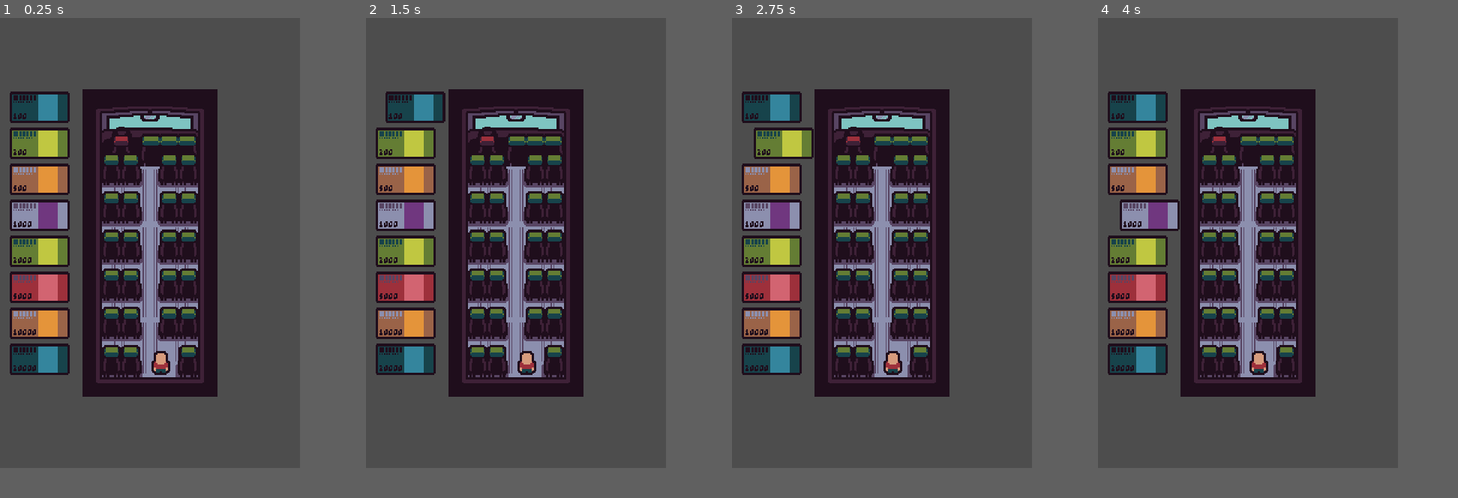
Above: before the commit, frames 1-4 (left to right).
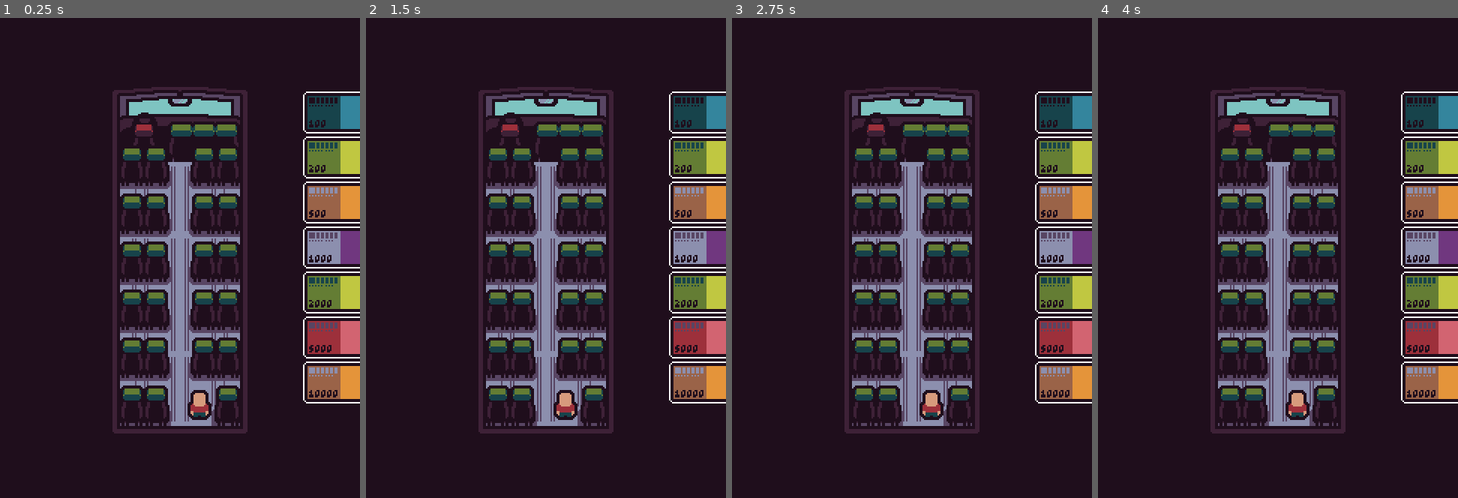
Above: after the commit, the same moments.

Repository: mr-akoton/hackaton42
Game: Godot game, scene res://scenes/world.tscn
Two runs of this game, one before a commit and one after it. Both use one fixed random seed, a clock stepped at 60 frames per second and the inputs below.
Inputs (mouse positions are in pixels of both pictures, inside the frame that each line leads up to):
- Up to frame 1 (0.25 s): no input
- Up to frame 2 (1.5 s): tap Enter at 0.5 s; move the mouse to (528, 363) at 0.52 s; click (528, 363) at 0.6 s; right-click (528, 363) at 0.8 s; tap Space at 1.25 s; move the mouse to (405, 109) at 1.27 s; right-click (405, 109) at 1.35 s
- Up to frame 3 (2.75 s): click (771, 109) at 1.55 s; tap Enter at 2 s; move the mouse to (771, 142) at 2.02 s; click (771, 142) at 2.1 s; right-click (771, 142) at 2.3 s
- Up to frame 4 (4 s): tap Space at 2.75 s; move the mouse to (1137, 181) at 2.77 s; right-click (1137, 181) at 2.85 s; click (1137, 181) at 3.05 s; tap Enter at 3.5 s; move the mouse to (1137, 214) at 3.52 s; click (1137, 214) at 3.6 s; right-click (1137, 214) at 3.8 s
In our replay, the window is 400x600 before the commit and 480x640 after it. These sizes can differ from the game's own. Grey fills any space a smaller window leaves; there, only what the larger window draws over its background counts as a difference.

The runs differ from the first frame. In frame 1, 73% of the frame differs, in the area x 0-100%, y 0-94%; in frame 2, 73%; in frame 3, 73%; in frame 4, 73%.

Commit message:
Game loop base almost finised

Diff:
--- /dev/null
+++ b/money_container.gd
@@ -0,0 +1,24 @@
+extends Container
+
+
+@onready var sprite: Sprite2D = $Sprite
+
+
+func update_sprite(value: int) -> void:
+	if sprite:
+		if value <= 100:
+			sprite.frame = 0
+		elif value <= 200:
+			sprite.frame = 1
+		elif value <= 500:
+			sprite.frame = 2
+		elif value <= 1000:
+			sprite.frame = 3
+		elif value <= 2000:
+			sprite.frame = 4
+		elif value <= 5000:
+			sprite.frame = 5
+		elif value <= 10000:
+			sprite.frame = 6
+		else:
+			sprite.frame = 7
--- a/project.godot
+++ b/project.godot
@@ -21,10 +21,10 @@
 
 [display]
 
-window/size/viewport_width=200
-window/size/viewport_height=300
-window/size/window_width_override=600
-window/size/window_height_override=900
+window/size/viewport_width=240
+window/size/viewport_height=320
+window/size/window_width_override=720
+window/size/window_height_override=960
 window/stretch/mode="canvas_items"
 
 [input]
@@ -34,7 +34,13 @@
 "events": [Object(InputEventMouseButton,"resource_local_to_scene":false,"resource_name":"","device":-1,"window_id":0,"a …(253 unchanged characters)…
 ]
 }
+right_click={
+"deadzone": 0.5,
+"events": [Object(InputEventMouseButton,"resource_local_to_scene":false,"resource_name":"","device":-1,"window_id":0,"alt_pressed":false,"shift_pressed":false,"ctrl_pressed":false,"meta_pressed":false,"button_mask":0,"position":Vector2(0, 0),"global_position":Vector2(0, 0),"factor":1.0,"button_index":2,"canceled":false,"pressed":false,"double_click":false,"script":null)
+]
+}
 
 [rendering]
 
 textures/canvas_textures/default_texture_filter=0
+environment/defaults/default_clear_color=Color(0.121569, 0.054902, 0.109804, 1)
--- a/scenes/bus.tscn
+++ b/scenes/bus.tscn
@@ -8,7 +8,6 @@
 script = ExtResource("1_jakce")
 
 [node name="Sprite" type="Sprite2D" parent="."]
-z_index = -1
 position = Vector2(56, 128)
 texture = ExtResource("2_y77qp")
 
--- /dev/null
+++ b/scenes/change_money.gd
@@ -0,0 +1 @@
+extends Node2D
--- a/scenes/global.gd
+++ b/scenes/global.gd
@@ -2,3 +2,11 @@
 
 const LIL_MONEY = [100, 200]
 const BIG_MONEY = [500, 1000, 2000, 5000, 10000, 20000]
+
+var money_from_guy: int = 0
+var money_change: int = 0:
+	set(value):
+		if value >= 20000:
+			money_change = money_change
+		else:
+			money_change = clamp(value, 0, 20000)
--- a/scenes/money.gd
+++ b/scenes/money.gd
@@ -1,10 +1,18 @@
 extends Node2D
+
+signal clicked_money(action: String, value: int)
 
 @onready var sprite = $Object/Sprite
 @onready var animation_player = $AnimationPlayer
+@onready var is_clickable: bool = false
 @export var value: int = 100
 
+
 func update_sprite() -> void:
+	if value == 0:
+		sprite.visible = false
+	else:
+		sprite.visible = true
 	if value <= 100:
 		sprite.frame = 0
 	elif value <= 200:
@@ -22,13 +30,27 @@
 	else:
 		sprite.frame = 7
 
+
+func add_money_to_change() -> void:
+	clicked_money.emit("add", value)
+
+
 func _ready():
 	update_sprite()
 
 
+func _process(_delta):
+	if Input.is_action_just_pressed("left_click") and is_clickable:
+		add_money_to_change()
+
+
 func _on_area_2d_mouse_entered():
-	animation_player.play("take")
+	if self.is_in_group("player"):
+		animation_player.play("take")
+	is_clickable = true
 
 
 func _on_area_2d_mouse_exited():
-	animation_player.play_backwards("take")
+	if self.is_in_group("player"):
+		animation_player.play_backwards("take")
+	is_clickable = false
--- a/scenes/money.tscn
+++ b/scenes/money.tscn
@@ -19,7 +19,7 @@
 "times": PackedFloat32Array(0, 0.5),
 "transitions": PackedFloat32Array(1, 1),
 "update": 0,
-"values": [Vector2(0, 0), Vector2(10, 0)]
+"values": [Vector2(0, 0), Vector2(-10, 0)]
 }
 
 [sub_resource type="AnimationLibrary" id="AnimationLibrary_qpqvb"]
--- /dev/null
+++ b/scenes/money_container.tscn
@@ -0,0 +1,14 @@
+[gd_scene load_steps=3 format=3 uid="uid://d1f2o66eqopt8"]
+
+[ext_resource type="Script" path="res://money_container.gd" id="1_q0ru0"]
+[ext_resource type="Texture2D" uid="uid://djq5dm3emk7e8" path="res://img/money.png" id="2_k7805"]
+
+[node name="Container" type="Container"]
+offset_right = 40.0
+offset_bottom = 40.0
+script = ExtResource("1_q0ru0")
+
+[node name="Sprite" type="Sprite2D" parent="."]
+rotation = 1.5708
+texture = ExtResource("2_k7805")
+vframes = 8
--- /dev/null
+++ b/scenes/money_deck.gd
@@ -0,0 +1,27 @@
+extends Node
+
+
+@onready var container = preload("res://scenes/money_container.tscn")
+@onready var money_count : int = 0
+
+
+func clear_money_deck() -> void:
+	Global.money_change = 0
+	money_count = 0
+	var moneys = get_node("CanvasLayer/HBoxContainer").get_children()
+	for money in moneys:
+		money.queue_free()
+
+
+func add_money_to_deck(value: int) -> void:
+	var last_money_change = Global.money_change
+
+	if money_count < 6:
+		Global.money_change += value
+		if Global.money_change == last_money_change:
+			return
+		money_count += 1
+		var money = container.instantiate()
+		get_node("CanvasLayer/HBoxContainer").add_child(money)
+		money.update_sprite(value)
+	print(Global.money_change)
--- /dev/null
+++ b/scenes/money_deck.tscn
@@ -0,0 +1,20 @@
+[gd_scene load_steps=2 format=3 uid="uid://d3jvi0af62rgw"]
+
+[ext_resource type="Script" path="res://scenes/money_deck.gd" id="1_yymch"]
+
+[node name="MoneyDeck" type="Node"]
+script = ExtResource("1_yymch")
+
+[node name="CanvasLayer" type="CanvasLayer" parent="."]
+
+[node name="HBoxContainer" type="HBoxContainer" parent="CanvasLayer"]
+anchors_preset = -1
+anchor_top = 0.978125
+anchor_right = 1.0
+anchor_bottom = 1.0
+grow_horizontal = 2
+grow_vertical = 0
+size_flags_vertical = 4
+theme_override_constants/separation = 10
+alignment = 1
+metadata/_edit_use_anchors_ = true
--- a/scenes/random_guy.gd
+++ b/scenes/random_guy.gd
@@ -1,13 +1,12 @@
 extends Node2D
 
-signal show_money(money: Array[int])
+signal be_targeted(Node2D)
 
 @onready var sprite: Sprite2D = $Sprite
 @onready var is_waiting_changes: bool = true
 @onready var is_clickable: bool = false
 var money: Array[int] = [0, 0]
 var money_changes: int
-
 
 
 func get_random_index() -> int:
@@ -39,7 +38,7 @@
 
 func _process(_delta):
 	if is_clickable and Input.is_action_just_pressed("left_click"):
-		show_money.emit(money)
+		be_targeted.emit(self)
 
 
 func _on_area_2d_mouse_entered():
--- a/scenes/world.gd
+++ b/scenes/world.gd
@@ -1,13 +1,36 @@
 extends Node2D
 
 @onready var guys_list: Array[Node]
+@onready var big_money: Node2D = $UI/GuyMoney/BigMoney
+@onready var lil_money: Node2D = $UI/GuyMoney/LilMoney
+@onready var money_deck: Node = $UI/MoneyDeck
 
 
-func print_money(money: Array[int]):
-	print(money)
+func get_target(target: Node2D):
+	lil_money.visible = true
+	big_money.visible = true
+	big_money.value = target.money[0]
+	lil_money.value = target.money[1]
+	big_money.update_sprite()
+	lil_money.update_sprite()
+
+
+func update_money_deck(action: String, value: int) -> void:
+	if action == "add":
+		money_deck.add_money_to_deck(value)
 
 
 func _ready() -> void:
+	lil_money.visible = false
+	big_money.visible = false
 	guys_list = get_node("Guys").get_children()
 	for guy in guys_list:
-		guy.connect("show_money", print_money)
+		guy.connect("be_targeted", get_target)
+
+	var player_moneys = get_node("UI/PlayerMoney").get_children()
+	for money in player_moneys:
+		money.connect("clicked_money", update_money_deck)
+
+func _process(_delta):
+	if Input.is_action_just_pressed("right_click"):
+		money_deck.clear_money_deck()
--- a/scenes/world.tscn
+++ b/scenes/world.tscn
@@ -1,56 +1,63 @@
-[gd_scene load_steps=5 format=3 uid="uid://blynwmy4d7a8"]
+[gd_scene load_steps=6 format=3 uid="uid://blynwmy4d7a8"]
 
 [ext_resource type="Script" path="res://scenes/world.gd" id="1_hl0o4"]
 [ext_resource type="PackedScene" uid="uid://drcamssgrsoxp" path="res://scenes/bus.tscn" id="2_7xol1"]
+[ext_resource type="PackedScene" uid="uid://d3jvi0af62rgw" path="res://scenes/money_deck.tscn" id="3_hkx2o"]
 [ext_resource type="PackedScene" uid="uid://c3hu2ntwp5tdf" path="res://scenes/random_guy.tscn" id="3_rc3tf"]
 [ext_resource type="PackedScene" uid="uid://bw6sv3r3fc7ig" path="res://scenes/money.tscn" id="4_8ooo5"]
 
 [node name="World" type="Node2D"]
 script = ExtResource("1_hl0o4")
 
+[node name="UI" type="Node" parent="."]
+
+[node name="PlayerMoney" type="Node2D" parent="UI"]
+position = Vector2(200, 16)
+
+[node name="Money" parent="UI/PlayerMoney" groups=["player"] instance=ExtResource("4_8ooo5")]
+position = Vector2(-36, 15)
+
+[node name="Money2" parent="UI/PlayerMoney" groups=["player"] instance=ExtResource("4_8ooo5")]
+position = Vector2(-36, 45)
+value = 200
+
+[node name="Money3" parent="UI/PlayerMoney" groups=["player"] instance=ExtResource("4_8ooo5")]
+position = Vector2(-36, 75)
+value = 500
+
+[node name="Money4" parent="UI/PlayerMoney" groups=["player"] instance=ExtResource("4_8ooo5")]
+position = Vector2(-36, 105)
+value = 1000
+
+[node name="Money5" parent="UI/PlayerMoney" groups=["player"] instance=ExtResource("4_8ooo5")]
+position = Vector2(-36, 135)
+value = 2000
+
+[node name="Money6" parent="UI/PlayerMoney" groups=["player"] instance=ExtResource("4_8ooo5")]
+position = Vector2(-36, 165)
+value = 5000
+
+[node name="Money7" parent="UI/PlayerMoney" groups=["player"] instance=ExtResource("4_8ooo5")]
+position = Vector2(-36, 195)
+value = 10000
+
+[node name="GuyMoney" type="Node2D" parent="UI"]
+
+[node name="LilMoney" parent="UI/GuyMoney" instance=ExtResource("4_8ooo5")]
+position = Vector2(-32, 48)
+
+[node name="BigMoney" parent="UI/GuyMoney" instance=ExtResource("4_8ooo5")]
+position = Vector2(-32, 32)
+
+[node name="MoneyDeck" parent="UI" instance=ExtResource("3_hkx2o")]
+
 [node name="Bus" parent="." instance=ExtResource("2_7xol1")]
 
 [node name="Camera2D" type="Camera2D" parent="Bus"]
 position = Vector2(56, 128)
-zoom = Vector2(0.8, 0.8)
 
 [node name="Guys" type="Node2D" parent="."]
 position = Vector2(69, 226)
 
 [node name="RandomGuy" parent="Guys" instance=ExtResource("3_rc3tf")]
-z_index = -1
 y_sort_enabled = false
-position = Vector2(-4, 2)
-
-[node name="UI" type="Node" parent="."]
-
-[node name="Money" parent="UI" instance=ExtResource("4_8ooo5")]
-position = Vector2(-36, 15)
-
-[node name="Money2" parent="UI" instance=ExtResource("4_8ooo5")]
-position = Vector2(-36, 45)
-value = 200
-
-[node name="Money3" parent="UI" instance=ExtResource("4_8ooo5")]
-position = Vector2(-36, 75)
-value = 500
-
-[node name="Money4" parent="UI" instance=ExtResource("4_8ooo5")]
-position = Vector2(-36, 105)
-value = 1000
-
-[node name="Money5" parent="UI" instance=ExtResource("4_8ooo5")]
-position = Vector2(-36, 135)
-value = 2000
-
-[node name="Money6" parent="UI" instance=ExtResource("4_8ooo5")]
-position = Vector2(-36, 165)
-value = 5000
-
-[node name="Money7" parent="UI" instance=ExtResource("4_8ooo5")]
-position = Vector2(-36, 195)
-value = 10000
-
-[node name="Money8" parent="UI" instance=ExtResource("4_8ooo5")]
-position = Vector2(-36, 225)
-value = 20000
Binary file changed: img/money.png
Not shown, added: img/money.png.pxo
